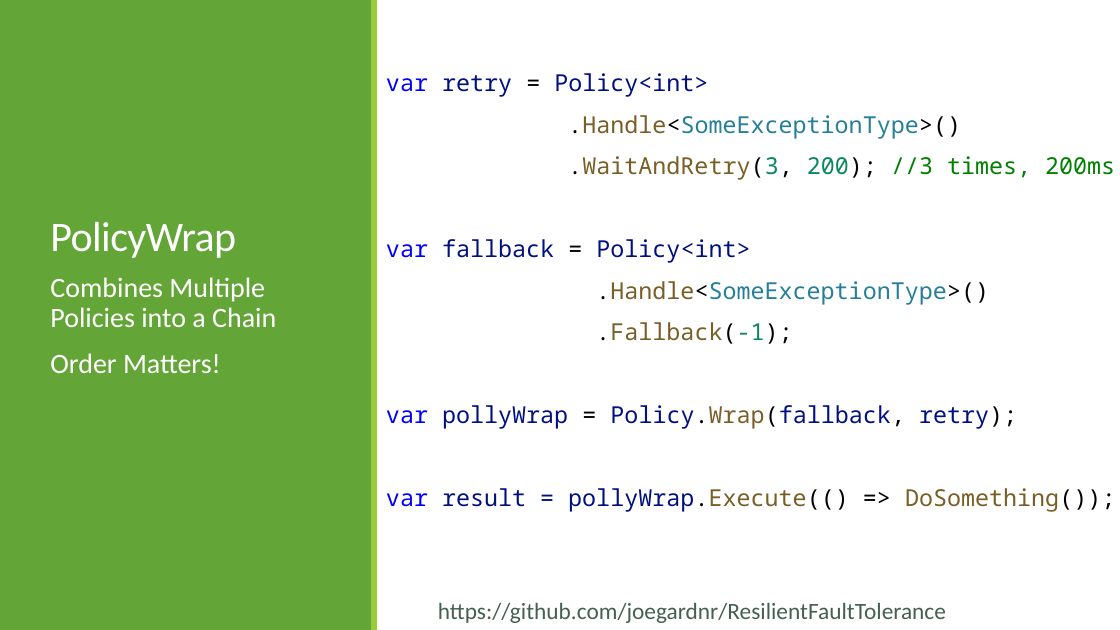
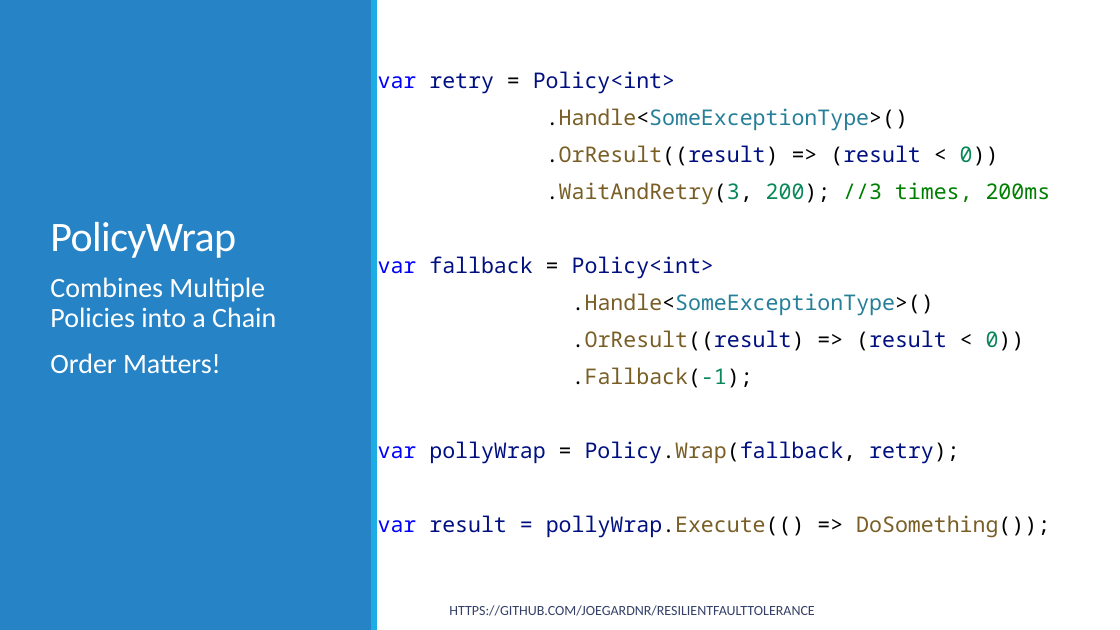
Before and after one commit to joegardnr/ResilientFaultTolerance, a slide deck: slide 11 of ResilientFaultTolerance.pptx. Drawn at 1120x630 pixels with LibreOffice and Linux fonts; fonts in the diff are those of the drawing. Boxes give left, top, right and bottom in pixels: in the first picture for what was removed or moved away, otherwise in the second. Text is boxed around its words. In the diff, an @@ line names an element or a change of style, - is before the commit and + after.

Commit message:
Update to 3.1 and add OrResult sample.

```diff
--- a/ResilientFaultTolerance.pptx
+++ b/ResilientFaultTolerance.pptx
@@ rectangle at box(0, 0, 372, 630): fill #63A537 to #2683C6 @@
@@ rectangle at box(371, 0, 377, 630): fill #99CB38 to #1CADE4 @@
@@ text at box(378, 71, 1051, 538): size 20 to 18.5 pt in "var retry = Policy<int>", ".Handle<SomeExceptionType>()", ".WaitAndRetry(3, 200); //3 times, 200ms", "var fallback = Policy<int>" and 4 more places; bullet   to none; line spacing 0.9 to 0.8 @@
@@ text at box(546, 145, 999, 166): paragraph added @@
+.OrResult((result) => (result < 0))
@@ text at box(572, 330, 1025, 351): paragraph added @@
+.OrResult((result) => (result < 0))
@@ text at box(449, 605, 814, 616): text changed; size 20 to 12 pt; text colour #455F51 to #344068 @@
-https://github.com/joegardnr/ResilientFaultTolerance
+HTTPS://GITHUB.COM/JOEGARDNR/RESILIENTFAULTTOLERANCE
```
Also in this commit, not shown: 19 other slides changed, 7 other files.
